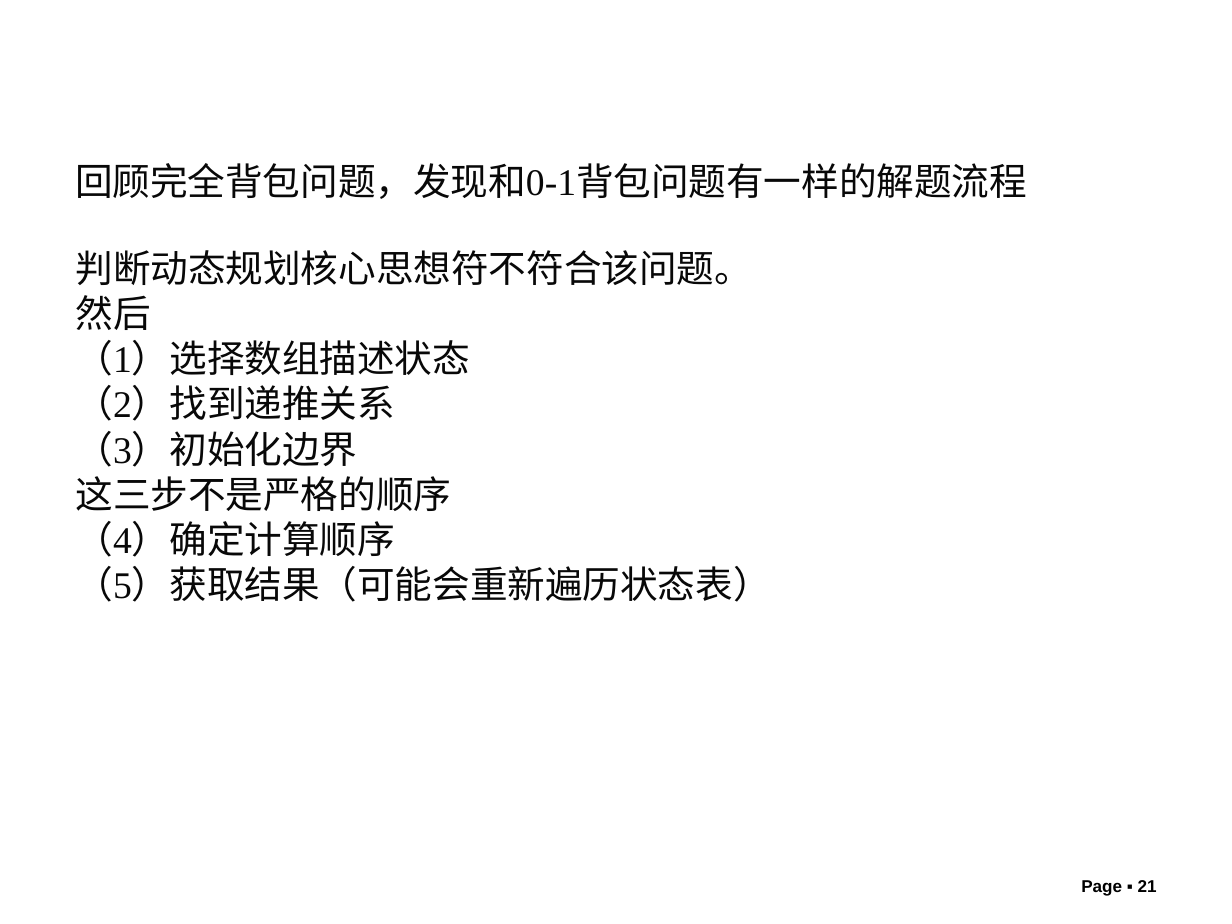
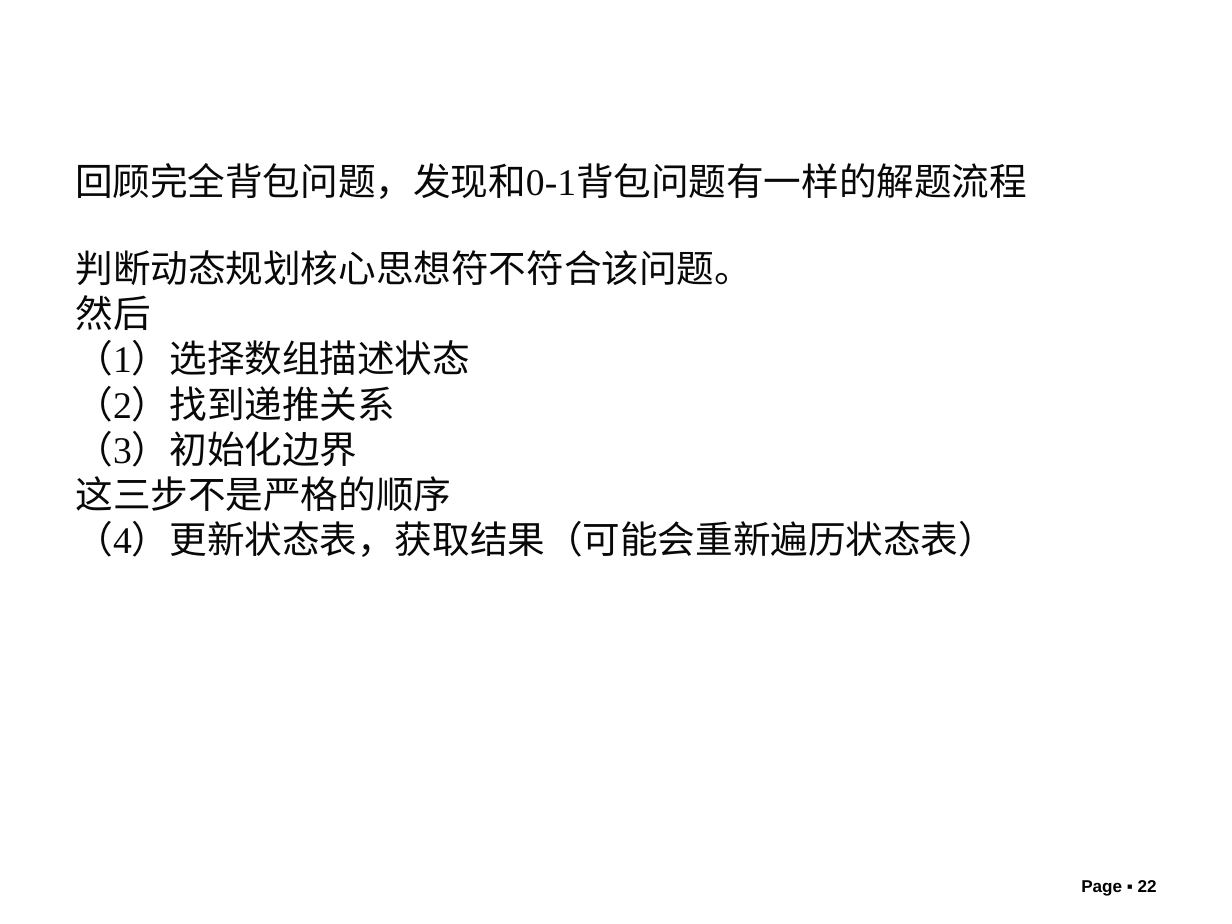
Before and after one commit to liutongling/DP, a slide deck: slide 22 of file/第5章 动态规划法.pptx (slide 21 before the commit). Drawn at 1232x924 pixels with LibreOffice and Linux fonts; fonts in the diff are those of the drawing; background and template pictures are left out. Boxes give left, top, right and bottom in pixels: in the first picture for what was removed or moved away, otherwise in the second. Text is boxed around its words. In the diff, an @@ line names an element or a change of style, - is before the commit and + after.

```diff
--- a/file/第5章 动态规划法.pptx
+++ b/file/第5章 动态规划法.pptx
@@ text at <box>76,521,997,557</box>: text changed @@
-（4）确定计算顺序
-（5）获取结果（可能会重新遍历状态表）
+（4）更新状态表，获取结果（可能会重新遍历状态表）
@@ page number at <box>1081,880,1157,896</box>: text changed @@
-Page ▪ 21
+Page ▪ 22
```
Also in this commit, not shown: 5 other slides changed, 5 slides added, 4 slides removed.
